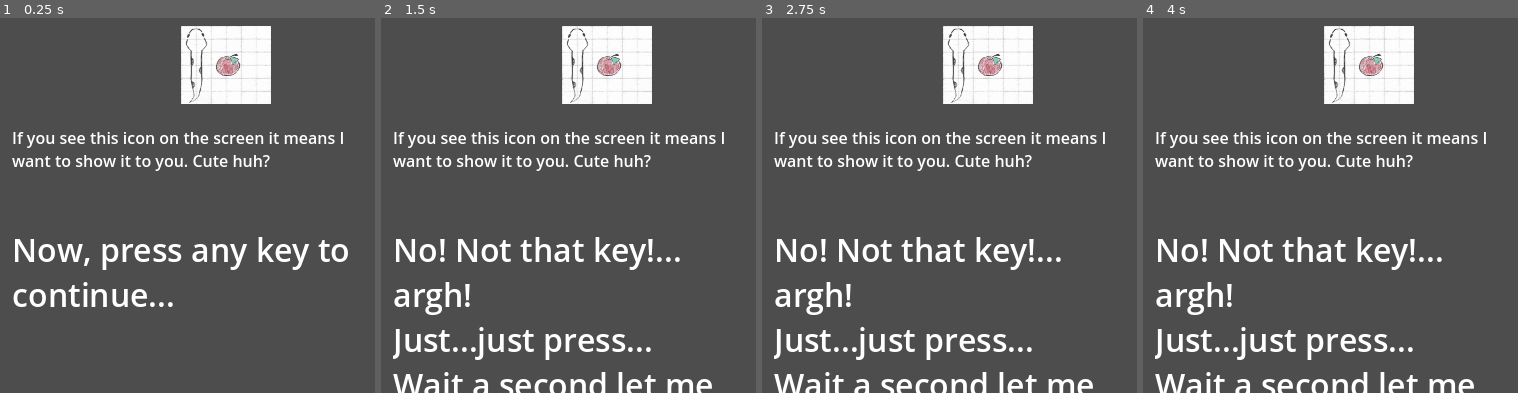
Above: before the commit, frames 1-4 (left to right).
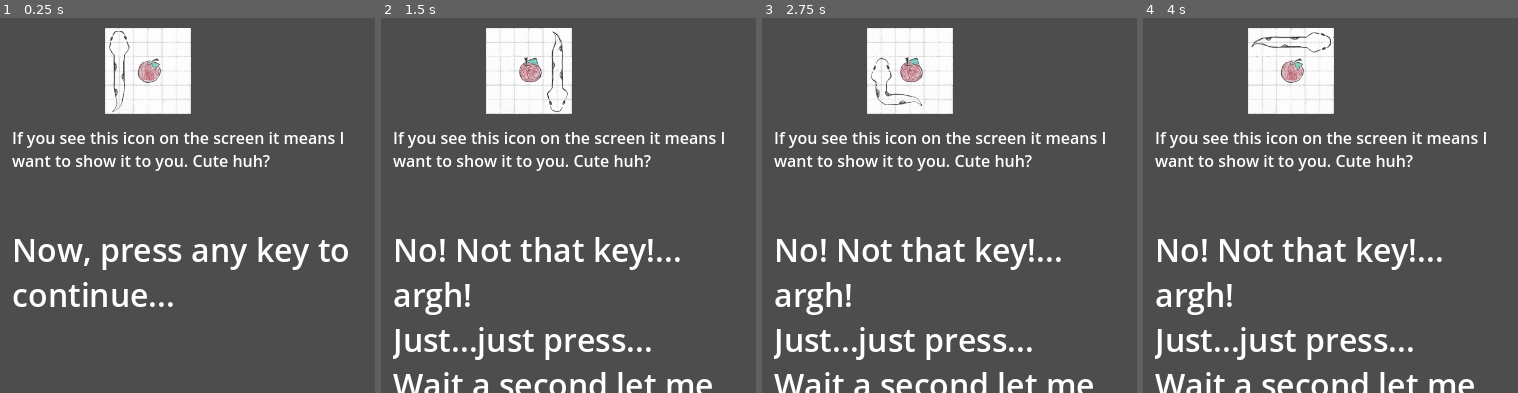
Above: after the commit, the same moments.

Repository: patribu7/It_is_a_snake_clone
Game: Godot game, scene res://scene/main/main.tscn
Same seed, same stepped clock (60 frames per second), same inputs: the game is played once before the commit and once after it.
Inputs:
- Up to frame 1 (0.25 s): no input
- Up to frame 2 (1.5 s): tap Enter at 0.5 s; hold Right (move_right) 0.53-1.28 s; tap Space (Space) at 0.6, 1.35 s; hold Escape (back) from 1.28 s (still down)
- Up to frame 3 (2.75 s): release Escape (back) at 2.03 s; hold Right (move_right) from 2.03 s (still down); tap Space (Space) at 2.1 s
- Up to frame 4 (4 s): release Right (move_right) at 2.78 s; hold Up (move_up) 2.78-3.53 s; tap Space (Space) at 2.85, 3.6 s; hold Left (move_left) from 3.53 s (still down)
The pictures show only the part of the screen within x 49-99%, y 36-86%; the shares and areas given below are measured in that part.

The runs differ from the first frame. In frame 1, 9.2% of the frame differs, in the area x 28-73%, y 2-26%; in frame 2, 9.2%; in frame 3, 9.2%; in frame 4, 9.2%.

Commit message:
Fix anim icon
in realtà ho solo cancellato e rimesso... ma ora funziona

Diff:
--- a/scene/title_screen/title_screen.tscn
+++ b/scene/title_screen/title_screen.tscn
@@ -170,14 +170,9 @@
 layout_mode = 2
 size_flags_vertical = 3
 
-[node name="Control" type="Control" parent="HSplitContainer/VBoxContainer/Icon_container"]
-layout_mode = 2
-size_flags_horizontal = 4
-
-[node name="Icon" parent="HSplitContainer/VBoxContainer/Icon_container/Control" instance=ExtResource("1_hi4p0")]
-process_mode = 1
-position = Vector2(-17.5, 0)
-scale = Vector2(0.6, 0.522)
+[node name="Icon" parent="HSplitContainer/VBoxContainer/Icon_container" instance=ExtResource("1_hi4p0")]
+position = Vector2(93, 2)
+scale = Vector2(0.57099, 0.57099)
 
 [node name="This_symbol" type="RichTextLabel" parent="HSplitContainer/VBoxContainer"]
 layout_mode = 2
